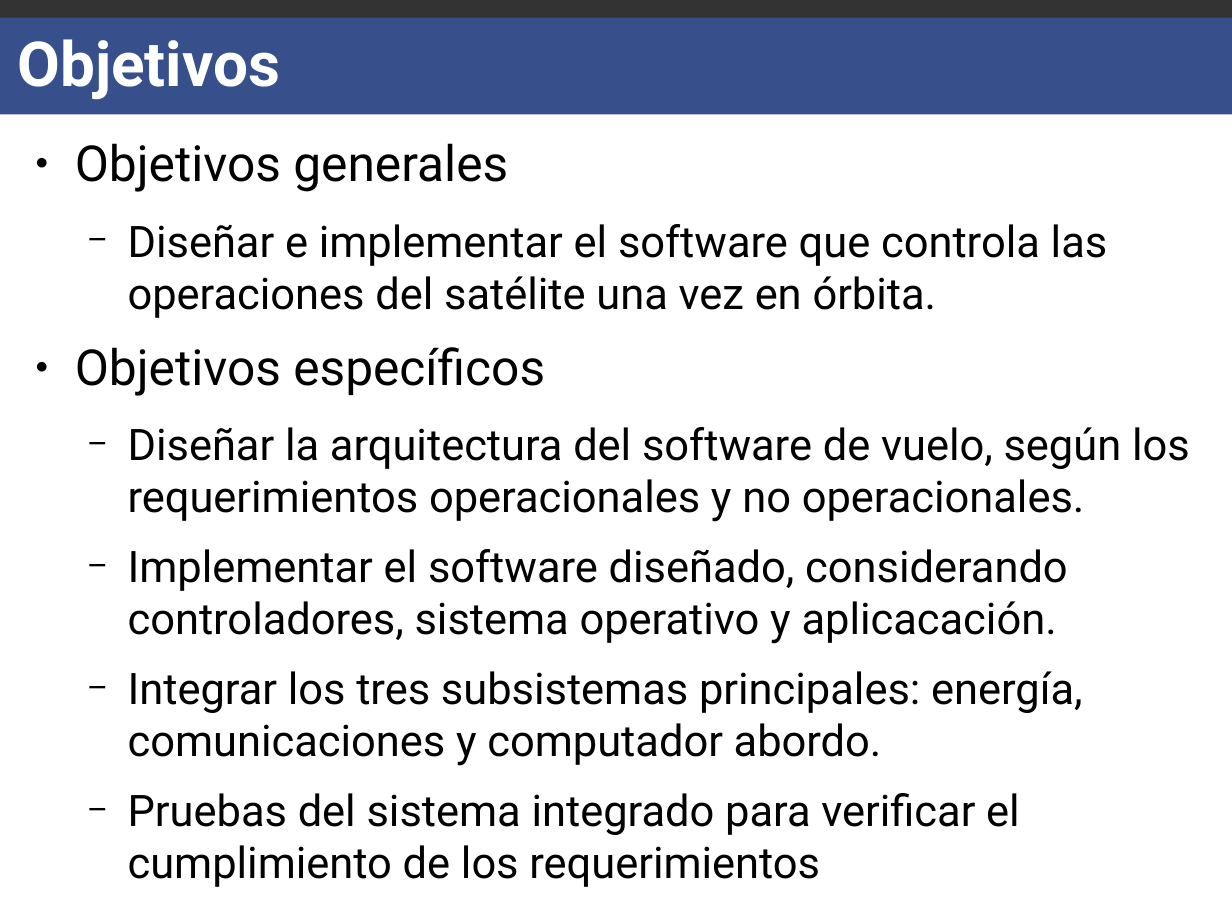
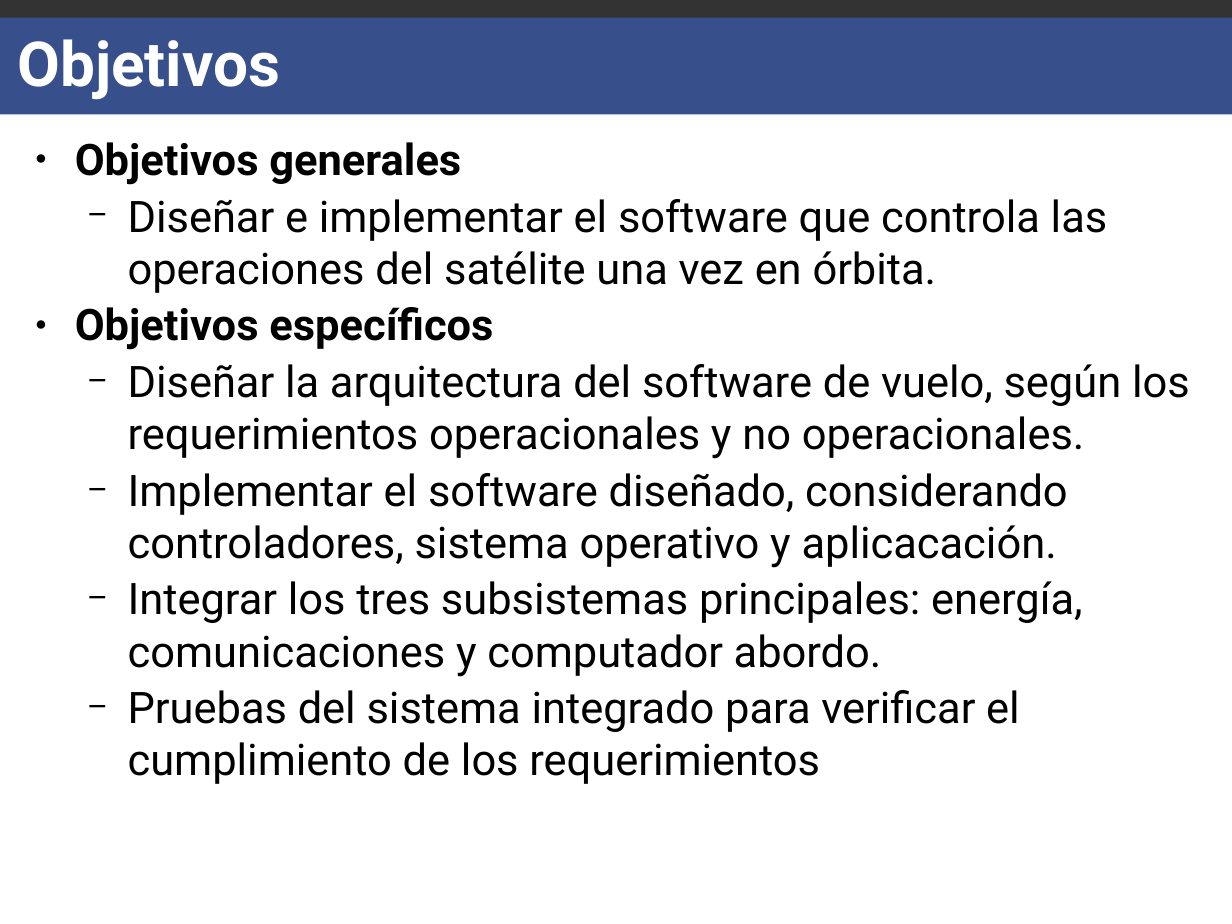
Before and after one commit to carlgonz/Trabajo-de-titulo, a slide deck: slide 5 of Presentacion/Moria-Presentacion.odp. Drawn at 1232x924 pixels with LibreOffice and Linux fonts; fonts in the diff are those of the drawing. Boxes give left, top, right and bottom in pixels: in the first picture for what was removed or moved away, otherwise in the second. Text is boxed around its words. In the diff, an @@ line names an element or a change of style, - is before the commit and + after.

```diff
--- a/Presentacion/Moria-Presentacion.odp
+++ b/Presentacion/Moria-Presentacion.odp
@@ text "Objetivos generales" at (75,142,1190,784): size 32 to 28 pt, bold on in "Objetivos generales", "Objetivos específicos"; less space between paragraphs @@
```
Also in this commit, not shown: 5 other slides changed, 13 slides added, 1 slide removed, 2 other files.
